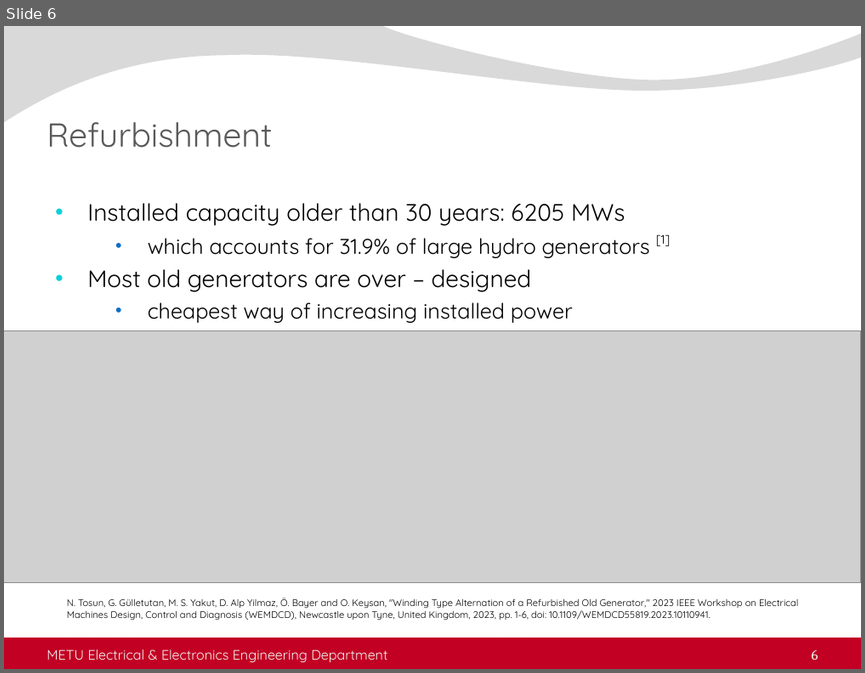
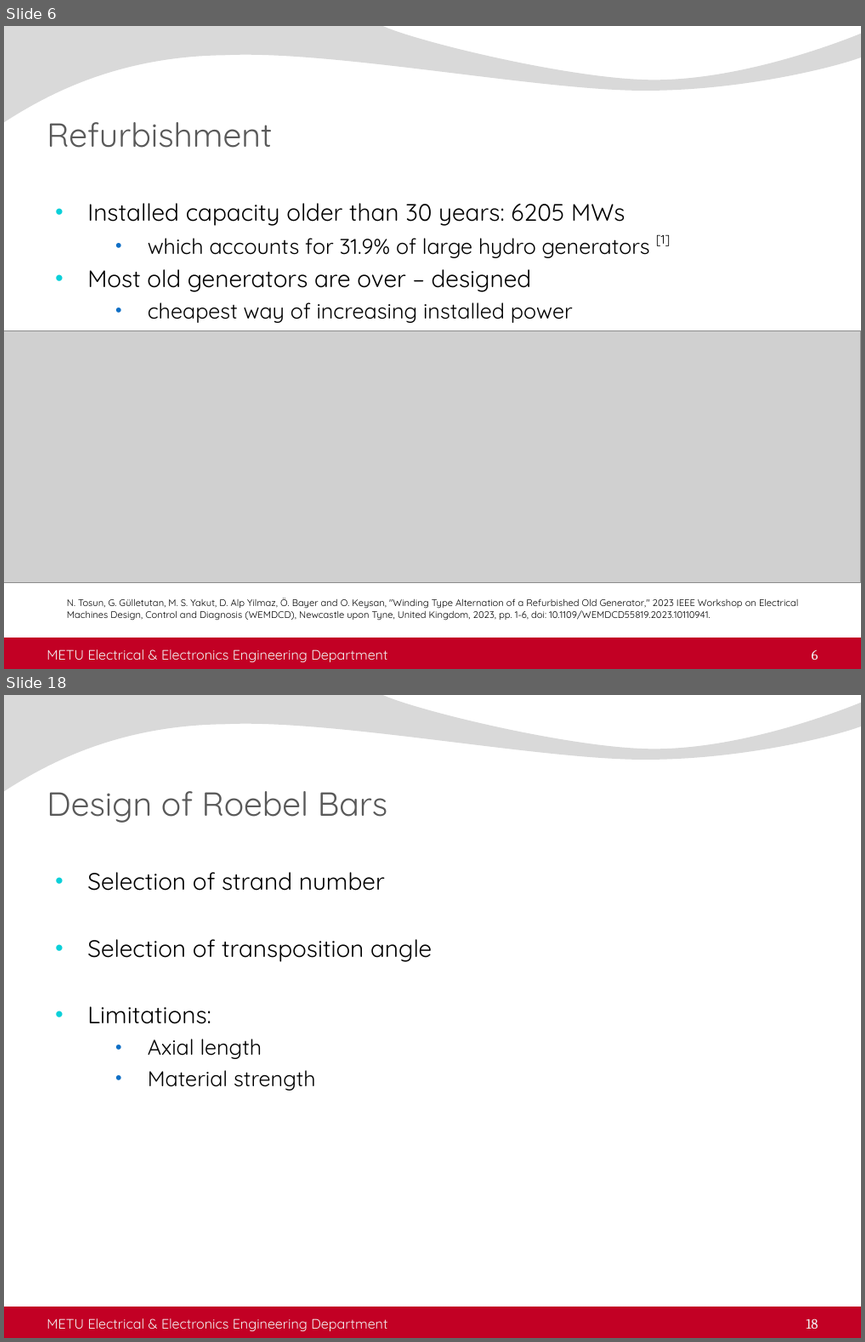
Before and after one commit to sametyakut/Studies, a slide deck: Presentations/5-Seminar_Presentation_2023_11_23.pptx. Shown one above the other, each under a label of ours: slide 6 before the commit, slides 6 and 18 after it; the slides between them are not shown. The pictures are 865x673 and 865x1342 pixels, drawn with LibreOffice and Linux fonts; fonts in the diff are those of the drawing; grey boxes stand for pictures; background and template pictures are left out. Boxes give left, top, right and bottom in pixels: in the first picture for what was removed or moved away, otherwise in the second. Text is boxed around its words. In the diff, an @@ line names an element or a change of style, - is before the commit and + after.

```diff
--- a/Presentations/5-Seminar_Presentation_2023_11_23.pptx
+++ b/Presentations/5-Seminar_Presentation_2023_11_23.pptx
@@ slide 18 added at <box>4,695,861,1338</box>, background picture (left out); not listed: 2 template elements that a slide beside it also shows @@
@@ title added at <box>46,791,387,823</box>, 28 pt, text #595959 @@
+Design of Roebel Bars
@@ text added at <box>87,872,432,1090</box>, 20 pt, text #000000 @@
+• Selection of strand number
+• Selection of transposition angle
+• Limitations:
+  • Axial length
+  • Material strength
@@ text added at <box>46,1318,387,1332</box>, 11.5 pt, text #F2F2F2 @@
+METU Electrical & Electronics Engineering Department
@@ page number added at <box>806,1318,817,1328</box>, 12 pt, text #F2F2F2 @@
+18
```
Also in this commit, not shown: 10 slides changed, 7 other slides added, 4 other files.
